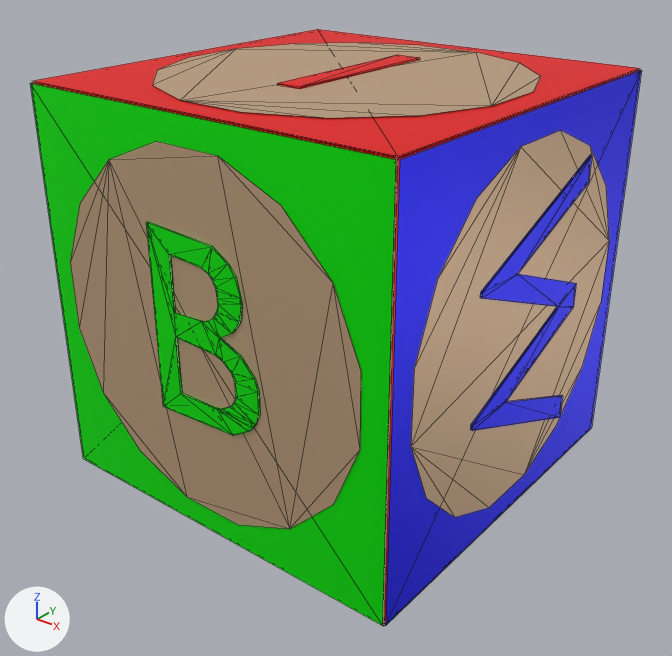
One commit to the COLLADA model meshes/cube_17.dae: the scene before it, then after it.
Rendered twice from a camera (50 mm lens) standing at (0.061, -0.0778, 0.0412) and looking at (0.0009, -0.0027, -0.0053). The lights are fixed; the arrows at lower left show +X, +Y and +Z. Mesh edges are drawn as thin lines.
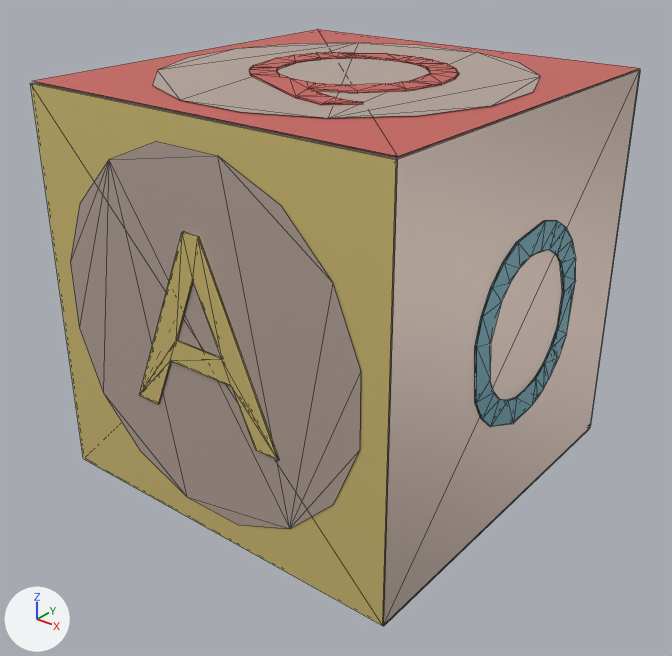
Commit message: updated cubes

Changed parts and their boxes [x1, y1, x2, y2] in the pictures (672 x 656 px):
'cube', recoloured, reshaped
    before: [30, 29, 642, 626]
    after: [30, 29, 640, 626]
part 1 of me_cube_018, rebuilt (23% wider, 7% taller)
    before: [146, 222, 260, 436]
    after: [139, 232, 279, 461]
part 2 of me_cube_018, rebuilt (16% narrower, 25% shorter)
    before: [471, 155, 592, 431]
    after: [475, 220, 576, 427]
part 3 of me_cube_018, added
    after: [249, 52, 459, 105]
part 4 of me_cube_018, deleted (beige)
    before: [411, 130, 609, 517]
part 5 of me_cube_018, deleted (blue)
    before: [386, 70, 642, 625]
part 6 of me_cube_018, cut back
    both: [152, 42, 541, 528]
part 7 of me_cube_018, recoloured
    both: [32, 69, 640, 625]
part 8 of me_cube_018, recoloured
    after: [383, 428, 590, 626]
part 9 of me_cube_018, recoloured
    after: [590, 69, 640, 427]
part 10 of me_cube_018, recoloured (green to yellow)
    both: [30, 83, 396, 626]

The edits, one by one:
Material 'Red' (mat_red) changes colour from red #ff0000 to red #e4746d; in linear values from (1.0, 0.0, 0.0) to (0.776, 0.176, 0.153).
Material 'Wood' (mat_wood) changes colour from beige #d3b390 to light grey #cebdb2; in linear values from (0.65, 0.45, 0.28) to (0.62, 0.506, 0.443).
Material 'Blue' (mat_blue) changes colour from green #00ff00 to cyan #5d8e9a; in linear values from (0.0, 1.0, 0.0) to (0.11, 0.271, 0.325).
Material 'Green' (mat_green) changes colour from blue #0000ff to green #51af8f; in linear values from (0.0, 0.0, 1.0) to (0.0824, 0.431, 0.275).
Material 'Yellow' (mat_yellow) is new.
Its base color is (0.855, 0.69, 0.247) (yellow #eed888).
Its metallic is 0.5.
me_cube_018 is used by ob_cube; location (0.0, 0.0, 0.0).
me_cube_018 had 293 vertices, 429 faces and spanned x -0.0228..0.023, y -0.023..0.023, z -0.023..0.023.
me_cube_018 now has 432 vertices, 750 faces and spans x -0.0225..0.0228, y -0.023..0.023, z -0.023..0.023.
me_cube_018 part 1: the loose piece of 85 vertices spanning x -0.0062..0.0077, y -0.023..-0.0228, z -0.009..0.0115 is rebuilt with 22 vertices and now spans x -0.01..0.01, y -0.023..-0.0228, z -0.009..0.0116, in mat_yellow (yellow #eed888).
me_cube_018 part 2: the loose piece of 26 vertices spanning x 0.0228..0.023, y -0.0092..0.0115, z -0.0156..0.0156 is rebuilt with 84 vertices and now spans x 0.0226..0.0228, y -0.0092..0.0116, z -0.0109..0.0109, in mat_blue (cyan #5d8e9b).
me_cube_018 part 3: a new loose piece of 117 vertices spanning x -0.011..0.0111, y -0.0132..0.0117, z 0.0228..0.023, in mat_red (red #e4756d).
me_cube_018 part 4: the loose piece of 16 vertices spanning x 0.0228, y -0.0196..0.0196, z -0.0196..0.0196 is deleted.
me_cube_018 part 5: the loose piece of 4 vertices spanning x 0.0227, y -0.0225..0.0225, z -0.0225..0.0225 is deleted.
Part 6, on me_cube_018:
8 vertices are removed from x -0.0015..0.0015, y -0.009..0.0115, z 0.0228..0.023.
32 faces are deleted.
20 new faces join them, mat_wood (light grey #cebdb2).
me_cube_018 part 7: 12 faces spanning x -0.0225..0.0225, y -0.0225..0.0225, z -0.0225..0.0225 switch from mat_red (red #ff0000) to mat_wood (light grey #cebdb2).
me_cube_018 part 8: 2 faces spanning x -0.0225..0.0225, y -0.0225..0.0225, z -0.0227 switch from mat_red (red #ff0000) to mat_blue (cyan #5d8e9b).
me_cube_018 part 9: 2 faces spanning x -0.0225..0.0225, y 0.0227, z -0.0225..0.0225 switch from mat_blue (green #00ff00) to mat_green (green #51af8f).
me_cube_018 part 10: 2 faces spanning x -0.0225..0.0225, y -0.0227, z -0.0225..0.0225 switch from mat_blue (green #00ff00) to mat_yellow (yellow #eed888).
